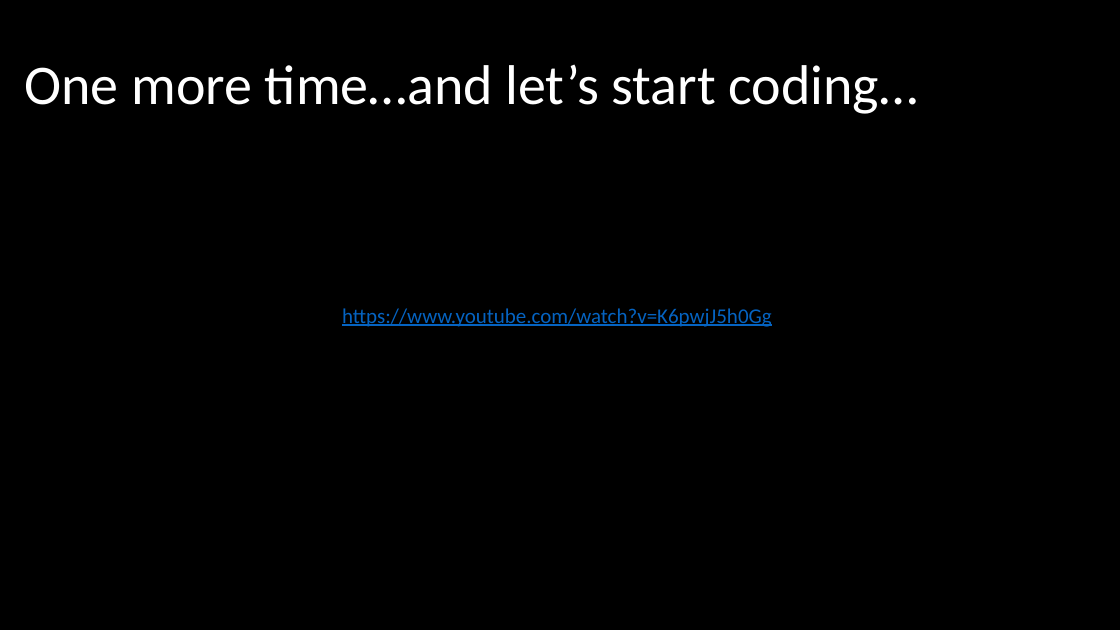
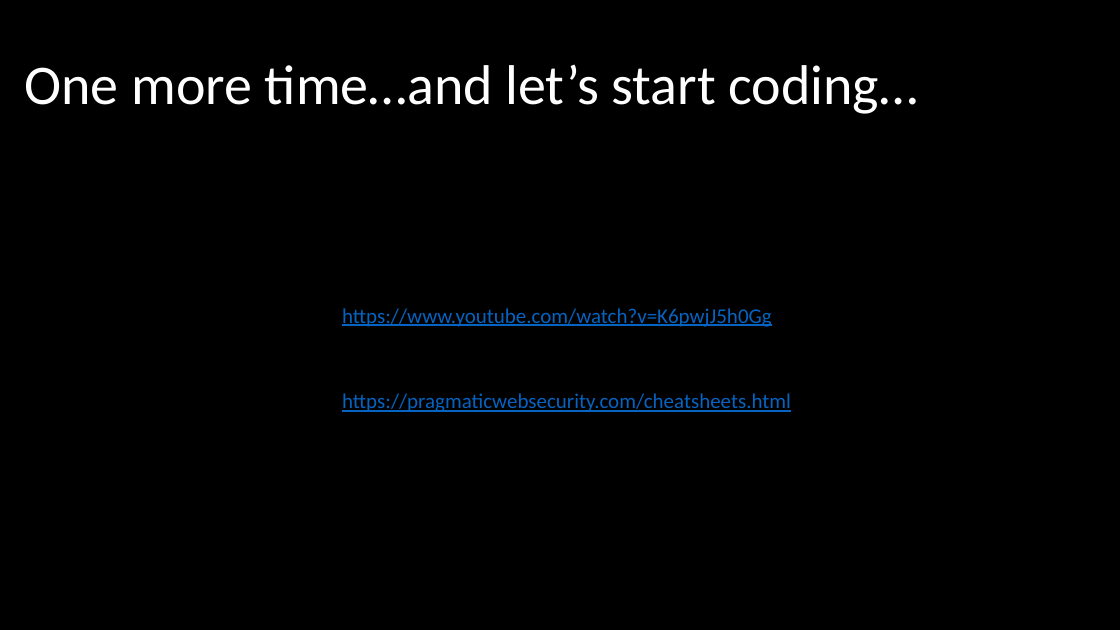
Before and after one commit to asafnaory/nestjs-course, a slide deck: slide 27 of presentations/lecture_jwt.pptx (slide 26 before the commit). Drawn at 1120x630 pixels with LibreOffice and Linux fonts; fonts in the diff are those of the drawing. Boxes give left, top, right and bottom in pixels: in the first picture for what was removed or moved away, otherwise in the second. Text is boxed around its words. In the diff, an @@ line names an element or a change of style, - is before the commit and + after.

```diff
--- a/presentations/lecture_jwt.pptx
+++ b/presentations/lecture_jwt.pptx
@@ text added at [342, 393, 791, 412], 18 pt, text #0563C1, underline @@
+https://pragmaticwebsecurity.com/cheatsheets.html
```
Also in this commit, not shown: 12 other slides changed, 3 slides added, 1 slide removed.
